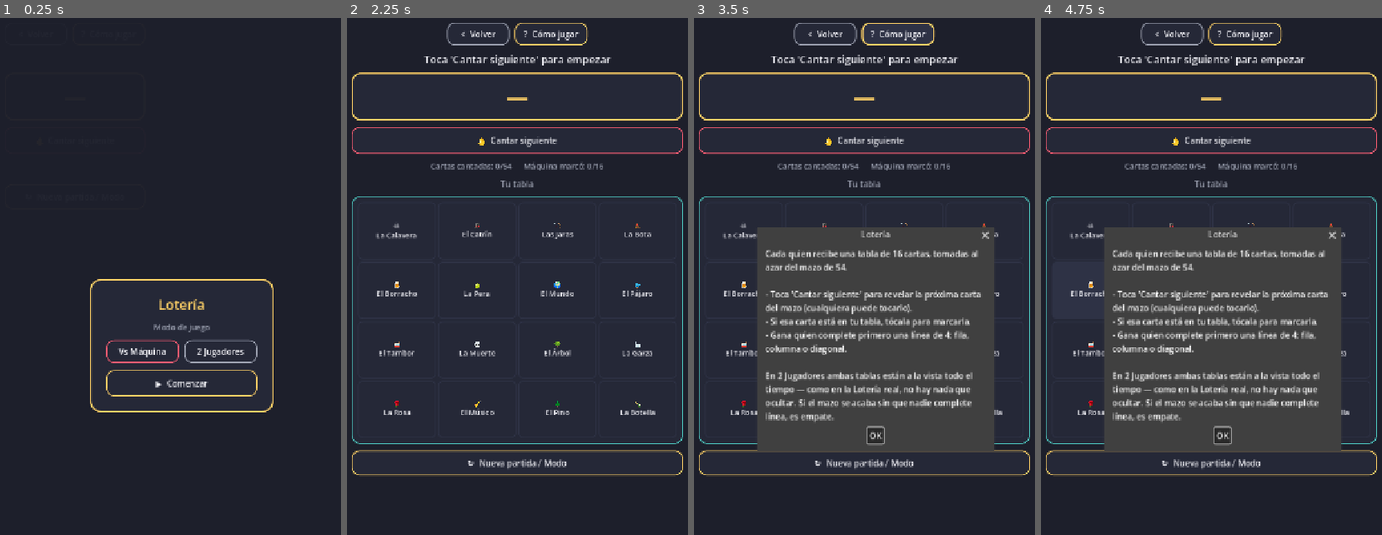
Above: before the commit, frames 1-4 (left to right).
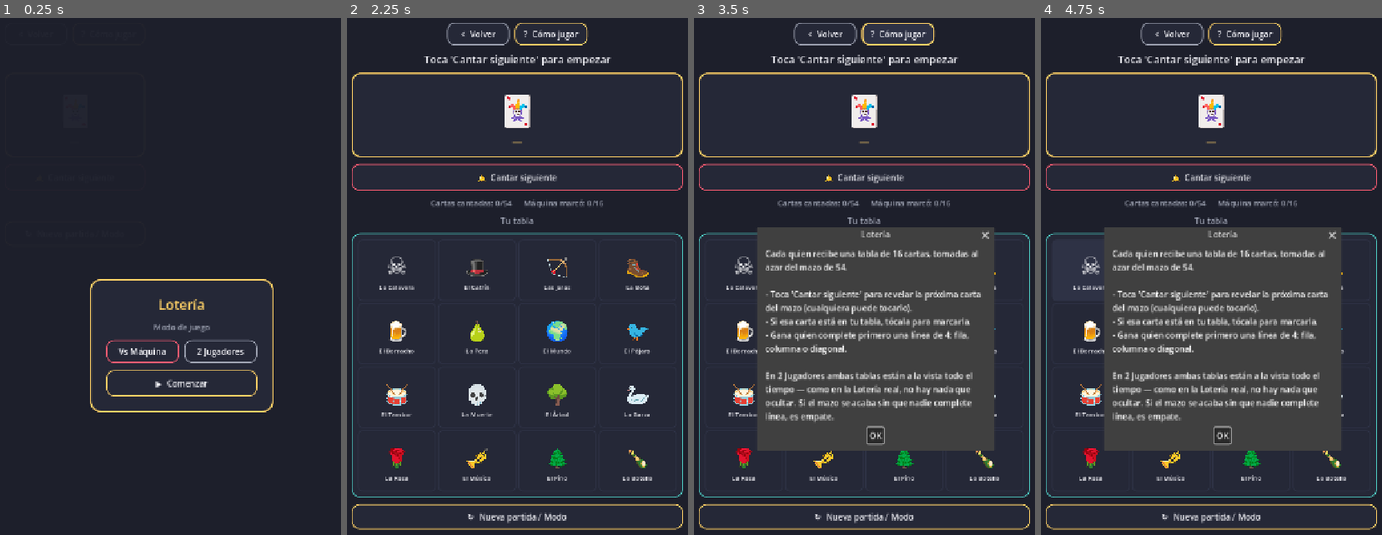
Above: after the commit, the same moments.

Repository: jfrodriguezva/Arcade
Game: Godot game, scene res://games/board/loteria/loteria.tscn
The game is run twice, just before and just after one commit, with the same random seed, the same clock (stepped at 60 frames per second) and the same inputs. This scene is started directly instead of the project's main scene.
Inputs (mouse positions are in pixels of both pictures, inside the frame that each line leads up to):
- Up to frame 1 (0.25 s): no input
- Up to frame 2 (2.25 s): click "? Cómo jugar" at 0.5 s; click "? Cómo jugar" at 1.25 s; click "▶ Comenzar" at 2 s
- Up to frame 3 (3.5 s): click "? Cómo jugar" at 2.75 s
- Up to frame 4 (4.75 s): click "? Cómo jugar" at 3.5 s; click (1092, 271) at 4.27 s

The runs differ from the first frame. In frame 2, 9.7% of the frame differs, in the area x 1-99%, y 14-100%; in frame 3, 7.0%; in frame 4, 7.0%.

Commit message:
Dominó: mesa más grande y fichas acomodadas como en la realidad; Lotería: íconos grandes
Dominó: las fichas dobles ahora van giradas 90° cruzando la cadena
(más altas que anchas) en vez de compartir el mismo rectángulo que
las normales — así se acomodan como en una mesa real, donde la doble
"parte" la fila en vez de seguir la misma orientación. La fila avanza
por ancho acumulado en vez de conteo de fichas, ya que una doble
ocupa menos espacio a lo largo de la cadena. Mesa más grande (panel
260→340px, fichas 64×88→104×52 en las normales) para que no se vea
apretada.

Lotería: los íconos de las 54 cartas ahora tienen su propio Label
grande (46px en el tablero, 72px en la carta cantada) separado del
nombre en texto chico, en vez de compartir una sola línea de 14px
donde el ícono se veía diminuto.

Verificado con tests headless dedicados (fichas dobles con ancho/alto
girado correctamente, ícono y nombre en labels separados con el
tamaño esperado, color de fuente al marcar una carta) más regresión
de ambas escenas.

Co-Authored-By: Claude Sonnet 5 <noreply@anthropic.com>

Diff:
--- a/games/board/domino/domino.gd
+++ b/games/board/domino/domino.gd
@@ -27,9 +27,13 @@
 var mode: String = "pve"
 var game_over: bool = false
 
-const TABLE_W := 640.0
-const TILE_W := 64.0
-const TILE_H := 88.0
+const TABLE_W := 660.0
+## Ficha normal: acostada a lo largo de la cadena (más ancha que alta).
+## Ficha doble: girada 90°, cruzada sobre la cadena (más alta que ancha) —
+## así se acomodan en la mesa como en la realidad, no como fichas de pie
+## todas iguales.
+const TILE_LONG := 104.0
+const TILE_SHORT := 52.0
 const TILE_GAP := 5.0
 
 var status_label: Label
@@ -81,7 +85,7 @@
 	vbox.add_child(UIKit.title_label("Mesa", 14, UIKit.COLOR_TEXT_DIM))
 
 	var chain_panel := PanelContainer.new()
-	chain_panel.custom_minimum_size = Vector2(0, 260)
+	chain_panel.custom_minimum_size = Vector2(0, 340)
 	chain_panel.add_theme_stylebox_override("panel", UIKit.stylebox(UIKit.COLOR_PANEL, UIKit.COLOR_ACCENT_3, 14, 2))
 	vbox.add_child(chain_panel)
 	var chain_margin := MarginContainer.new()
@@ -91,7 +95,7 @@
 	chain_scroll = ScrollContainer.new()
 	chain_margin.add_child(chain_scroll)
 	chain_canvas = Control.new()
-	chain_canvas.custom_minimum_size = Vector2(TABLE_W, TILE_H + 20)
+	chain_canvas.custom_minimum_size = Vector2(TABLE_W, TILE_LONG + 20)
 	chain_scroll.add_child(chain_canvas)
 
 	var ends_row := HBoxContainer.new()
@@ -233,36 +237,46 @@
 		child.queue_free()
 
 	if chain.is_empty():
-		chain_canvas.custom_minimum_size = Vector2(TABLE_W, TILE_H + 20)
+		chain_canvas.custom_minimum_size = Vector2(TABLE_W, TILE_LONG + 20)
 		var empty_lbl := UIKit.title_label("(vacío, coloca la primera ficha)", 14, UIKit.COLOR_TEXT_DIM)
 		empty_lbl.position = Vector2(10, 10)
 		chain_canvas.add_child(empty_lbl)
 		return
 
-	var cols_per_row: int = max(1, int(TABLE_W / (TILE_W + TILE_GAP)))
+	# Acomodo real: las fichas normales van acostadas en fila; las dobles
+	# van giradas 90° cruzando la cadena, como se ponen en una mesa de
+	# verdad. La fila avanza por ancho acumulado (no por conteo de fichas,
+	# ya que las dobles ocupan menos "a lo largo" de la cadena) y dobla en
+	# serpiente cuando ya no cabe una ficha más.
 	var row := 0
-	var col := 0
+	var cursor_x := 0.0
 	var direction := 1
 
 	for tile: Dictionary in chain:
-		var t := DominoTile.new()
-		t.custom_minimum_size = Vector2(TILE_W, TILE_H)
-		t.size = Vector2(TILE_W, TILE_H)
-		t.disabled = true
-		t.set_values(tile["a"], tile["b"], tile["a"] == tile["b"])
-
-		var display_col: int = col if direction == 1 else (cols_per_row - 1 - col)
-		t.position = Vector2(display_col * (TILE_W + TILE_GAP), row * (TILE_H + TILE_GAP))
-		chain_canvas.add_child(t)
-
-		col += 1
-		if col >= cols_per_row:
-			col = 0
+		var is_double: bool = tile["a"] == tile["b"]
+		var tw: float = TILE_SHORT if is_double else TILE_LONG
+		var th: float = TILE_LONG if is_double else TILE_SHORT
+
+		if cursor_x > 0.0 and cursor_x + tw > TABLE_W:
+			cursor_x = 0.0
 			row += 1
 			direction *= -1
 
+		var t := DominoTile.new()
+		t.custom_minimum_size = Vector2(tw, th)
+		t.size = Vector2(tw, th)
+		t.disabled = true
+		t.set_values(tile["a"], tile["b"], is_double)
+
+		var display_x: float = cursor_x if direction == 1 else (TABLE_W - cursor_x - tw)
+		var y_offset: float = (TILE_LONG - th) / 2.0
+		t.position = Vector2(display_x, row * (TILE_LONG + TILE_GAP) + y_offset)
+		chain_canvas.add_child(t)
+
+		cursor_x += tw + TILE_GAP
+
 	var total_rows: int = row + 1
-	chain_canvas.custom_minimum_size = Vector2(TABLE_W, total_rows * (TILE_H + TILE_GAP) + 10)
+	chain_canvas.custom_minimum_size = Vector2(TABLE_W, total_rows * (TILE_LONG + TILE_GAP) + 10)
 
 
 func _has_valid_move(hand: Array) -> bool:
--- a/games/board/loteria/loteria.gd
+++ b/games/board/loteria/loteria.gd
@@ -57,6 +57,7 @@
 
 var status_label: Label
 var call_label: Label
+var call_icon_label: Label
 var info_label: Label
 var call_btn: Button
 var boards_container: VBoxContainer
@@ -102,8 +103,14 @@
 	for side: String in ["margin_left", "margin_right", "margin_top", "margin_bottom"]:
 		call_margin.add_theme_constant_override(side, 14)
 	call_panel.add_child(call_margin)
-	call_label = UIKit.title_label("—", 42, UIKit.COLOR_ACCENT_3)
-	call_margin.add_child(call_label)
+	var call_vbox := VBoxContainer.new()
+	call_vbox.alignment = BoxContainer.ALIGNMENT_CENTER
+	call_vbox.add_theme_constant_override("separation", 2)
+	call_margin.add_child(call_vbox)
+	call_icon_label = UIKit.title_label("🃏", 72, UIKit.COLOR_ACCENT_3)
+	call_vbox.add_child(call_icon_label)
+	call_label = UIKit.title_label("—", 20, UIKit.COLOR_ACCENT_3)
+	call_vbox.add_child(call_label)
 
 	call_btn = Button.new()
 	call_btn.text = "🔔  Cantar siguiente"
@@ -156,17 +163,41 @@
 	grid.add_theme_constant_override("v_separation", 4)
 	m.add_child(grid)
 
-	var card_size: Vector2 = Vector2(150, 110) if mode == "pve" else Vector2(140, 100)
+	var card_size: Vector2 = Vector2(150, 118) if mode == "pve" else Vector2(140, 108)
+	var icon_size: int = 46 if mode == "pve" else 42
 	var list: Array = []
 	for i in range(16):
 		var btn := Button.new()
 		btn.custom_minimum_size = card_size
-		btn.add_theme_font_size_override("font_size", 14)
-		btn.autowrap_mode = TextServer.AUTOWRAP_WORD
+		btn.text = ""
 		UIKit.style_button(btn, UIKit.COLOR_BG_LIGHT, 8)
 		btn.pressed.connect(_on_card_pressed.bind(owner, i))
+
+		# El ícono va en su propio Label grande, separado del nombre (antes
+		# compartían una sola línea de texto pequeño dentro del botón, lo
+		# que hacía ilegible el ícono).
+		var content := VBoxContainer.new()
+		content.alignment = BoxContainer.ALIGNMENT_CENTER
+		content.mouse_filter = Control.MOUSE_FILTER_IGNORE
+		content.set_anchors_preset(Control.PRESET_FULL_RECT)
+		content.add_theme_constant_override("separation", 2)
+		btn.add_child(content)
+
+		var icon_lbl := Label.new()
+		icon_lbl.horizontal_alignment = HORIZONTAL_ALIGNMENT_CENTER
+		icon_lbl.mouse_filter = Control.MOUSE_FILTER_IGNORE
+		icon_lbl.add_theme_font_size_override("font_size", icon_size)
+		content.add_child(icon_lbl)
+
+		var name_lbl := Label.new()
+		name_lbl.horizontal_alignment = HORIZONTAL_ALIGNMENT_CENTER
+		name_lbl.mouse_filter = Control.MOUSE_FILTER_IGNORE
+		name_lbl.autowrap_mode = TextServer.AUTOWRAP_WORD
+		name_lbl.add_theme_font_size_override("font_size", 12)
+		content.add_child(name_lbl)
+
 		grid.add_child(btn)
-		list.append(btn)
+		list.append({"btn": btn, "icon": icon_lbl, "name": name_lbl})
 	board_buttons[owner] = list
 	return panel
 
@@ -197,7 +228,8 @@
 
 
 func _redraw_all() -> void:
-	call_label.text = "%s\n%s" % [ICONS.get(current_call, "🃏"), current_call] if current_call != "" else "—"
+	call_icon_label.text = ICONS.get(current_call, "🃏") if current_call != "" else "🃏"
+	call_label.text = current_call if current_call != "" else "—"
 	call_btn.disabled = game_over or call_index >= call_order.size()
 
 	if mode == "pve":
@@ -215,12 +247,17 @@
 
 func _redraw_board(owner: String) -> void:
 	for i in range(16):
-		var btn: Button = board_buttons[owner][i]
+		var entry: Dictionary = board_buttons[owner][i]
+		var btn: Button = entry["btn"]
+		var icon_lbl: Label = entry["icon"]
+		var name_lbl: Label = entry["name"]
 		var name: String = boards[owner][i]
-		btn.text = "%s\n%s" % [ICONS.get(name, "🃏"), name]
+		icon_lbl.text = ICONS.get(name, "🃏")
+		name_lbl.text = name
+		var font_color: Color = UIKit.COLOR_BG if marked[owner][i] else UIKit.COLOR_TEXT
+		name_lbl.add_theme_color_override("font_color", font_color)
 		if marked[owner][i]:
 			UIKit.style_button(btn, UIKit.COLOR_ACCENT_3, 8)
-			btn.add_theme_color_override("font_color", UIKit.COLOR_BG)
 		elif called_set.has(name):
 			UIKit.style_button(btn, UIKit.COLOR_ACCENT, 8)
 		else:
